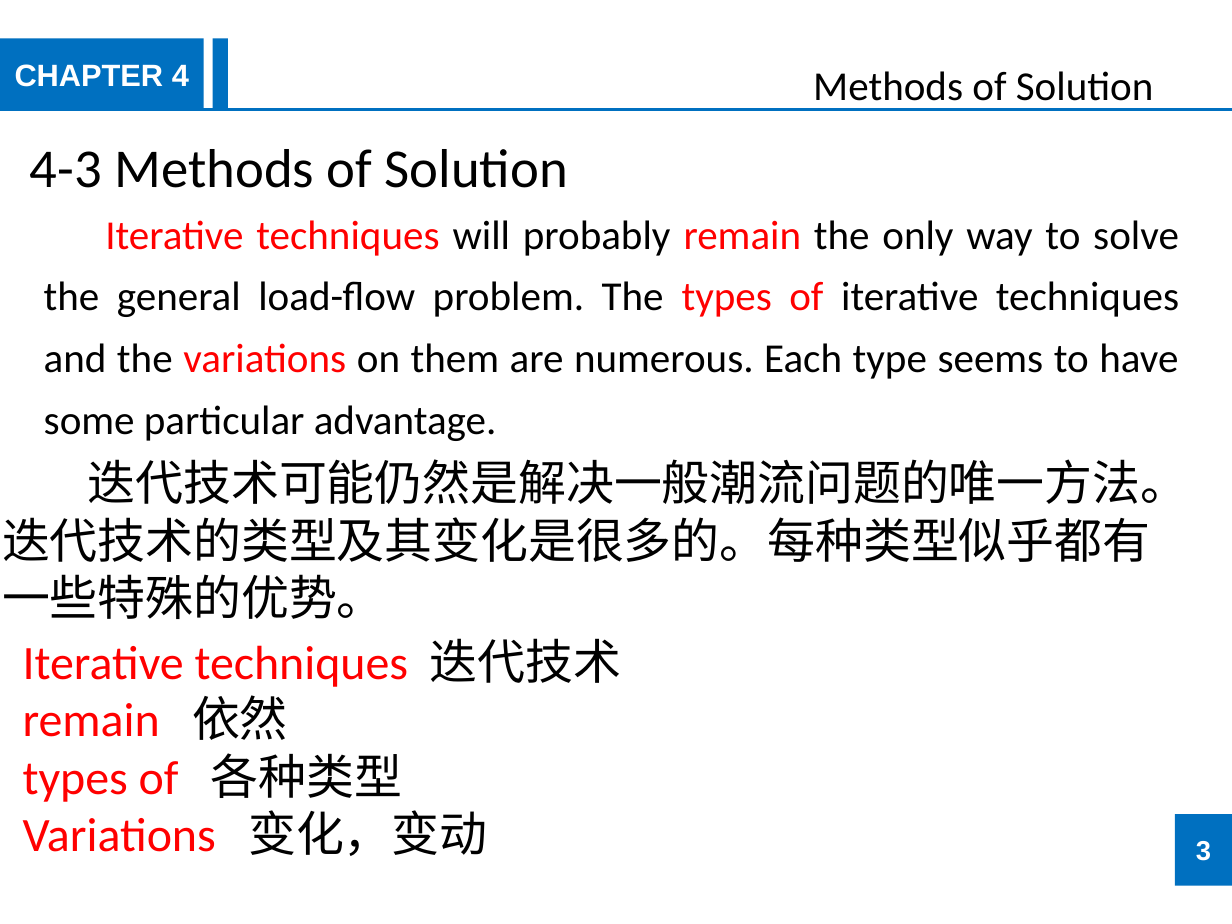
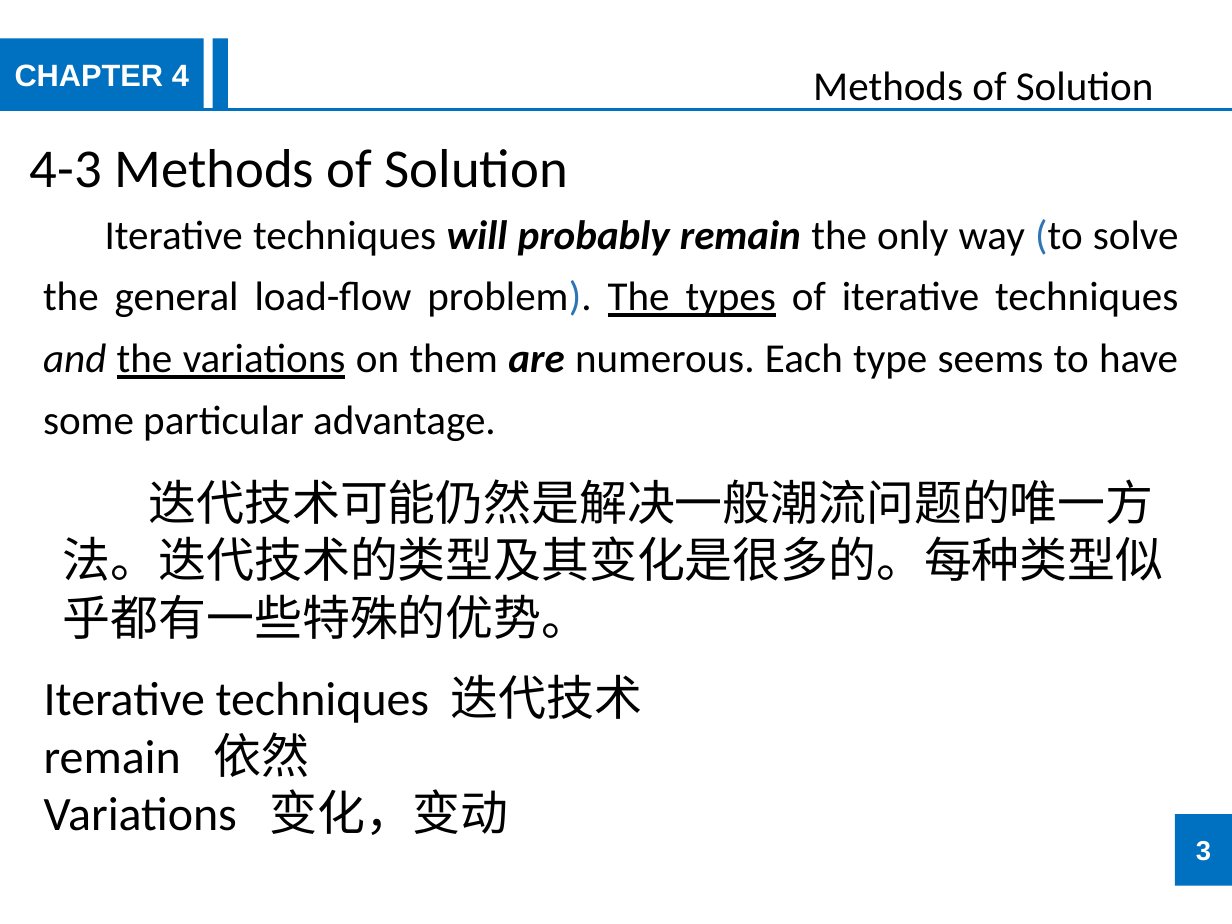
Before and after one commit to JookerLoo/Xmind, a slide deck: slide 3 of 4-3 methods of solution.pptx. Drawn at 1232x924 pixels with LibreOffice and Linux fonts; fonts in the diff are those of the drawing. Boxes give left, top, right and bottom in pixels: in the first picture for what was removed or moved away, otherwise in the second. Text is boxed around its words. In the diff, an @@ line names an element or a change of style, - is before the commit and + after.

```diff
--- a/4-3 methods of solution.pptx
+++ b/4-3 methods of solution.pptx
@@ text at (43,219,1179,441): text changed @@
-Iterative techniques will probably remain the only way to solve the general load-flow problem. The types of iterative techniques and the variations on them are numerous. Each type seems to have some particular advantage.
+Iterative techniques will probably remain the only way (to solve the general load-flow problem). The types of iterative techniques and the variations on them are numerous. Each type seems to have some particular advantage.
@@ text "迭代技术可能仍然是解决一般潮流问题的唯一方法。迭代技术的类型及其变化是很多的。每种类型似乎都有一些特殊的优势。" rewrapped from (2,459,1188,619) to (63,479,1163,639) @@
@@ text "Iterative techniques 迭代技术": place and size @@
-text "Iterative techniques 迭代技术" at (23,638,621,856)
+text "Iterative techniques 迭代技术" at (44,674,642,835)
@@ text "Iterative techniques 迭代技术" at (44,674,642,835): text colour #FF0000 to #000000 in "Iterative techniques", "remain", "Variations" @@
@@ text at (23,753,402,802): paragraph removed @@
-types of 各种类型
```
Also in this commit, not shown: 11 other slides changed, 1 other file.
